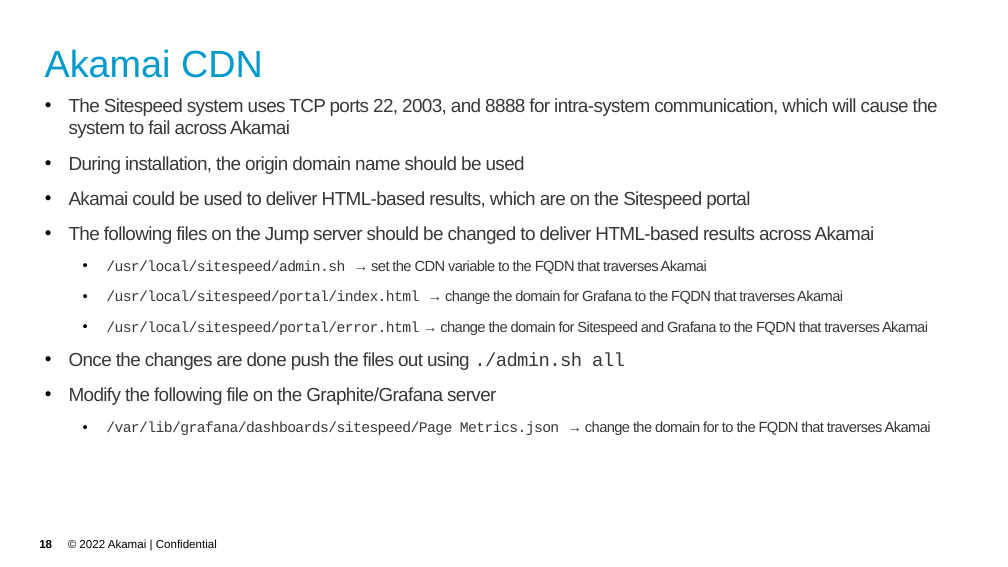
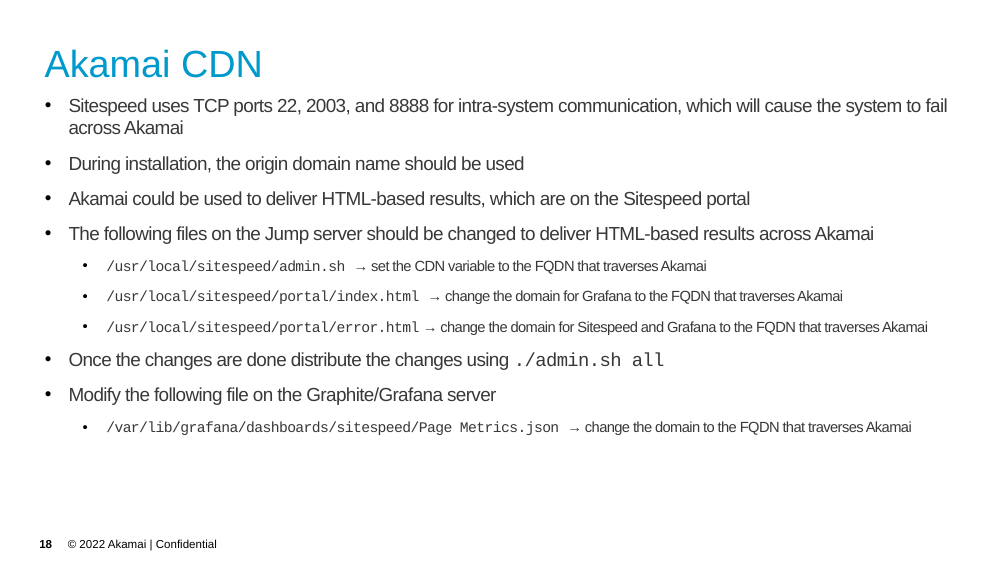
Before and after one commit to akamai-consulting/sitespeed, a slide deck: slide 18 of Info/Guide.pptx. Drawn at 1008x567 pixels with LibreOffice and Linux fonts; fonts in the diff are those of the drawing; background and template pictures are left out. Boxes give left, top, right and bottom in pixels: in the first picture for what was removed or moved away, otherwise in the second. Text is boxed around its words. In the diff, an @@ line names an element or a change of style, - is before the commit and + after.

```diff
--- a/Info/Guide.pptx
+++ b/Info/Guide.pptx
@@ text at [69,98,948,134]: text changed @@
-• The Sitespeed system uses TCP ports 22, 2003, and 8888 for intra-system communication, which will cause the system to fail across Akamai
+• Sitespeed uses TCP ports 22, 2003, and 8888 for intra-system communication, which will cause the system to fail across Akamai
@@ text at [69,352,665,370]: text changed @@
-• Once the changes are done push the files out using ./admin.sh all
+• Once the changes are done distribute the changes using ./admin.sh all
@@ text at [106,421,912,435]: text changed @@
-  • /var/lib/grafana/dashboards/sitespeed/Page Metrics.json → change the domain for to the FQDN that traverses Akamai
+  • /var/lib/grafana/dashboards/sitespeed/Page Metrics.json → change the domain to the FQDN that traverses Akamai
```
Also in this commit, not shown: 2 other slides changed.
